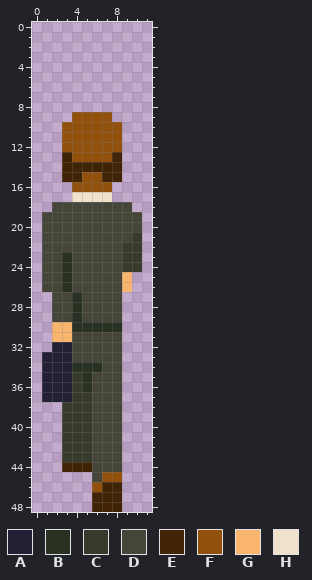
One commit to this pixel-art sprite: assets/graphics/klient garnitur/klient garnitur3.png. The picture above was drawn from the file before the commit.
The file is 36x147 pixels, drawn in blocks of 3x3; one block is one cell here.
Palette (. is transparent): A #222034  B #293123  C #373b2c  D #454539  E #412406  F #91510d  G #f9b56e  H #f1e1ca
The result:
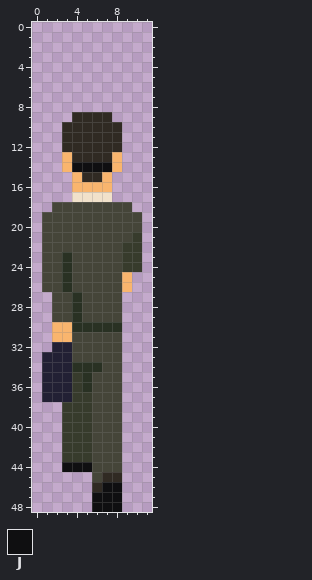
Colours new in this view: J #0f0f11
What changed:
@@ palette @@
-F #91510d
+F #302a23
@@ x 0..11 @@
 12 ...FFFFFF...
-13 ...EFFFFE...
-14 ...EEEEEE...
-15 ...EEFFEE...
-16 ....FFFF....
+13 ...GFFFFG...
+14 ...GJJJJG...
+15 ....GFFG....
+16 ....GGGG....
 17 ....HHHH....
@@ x 0..11 @@
 43 ...CCCDDD...
-44 ...EEEDDD...
+44 ...JJJDDD...
 45 ......DFF...
-46 ......FEE...
-47 ......EEE...
-48 ......EEE...
+46 ......FJJ...
+47 ......JJJ...
+48 ......JJJ...
Changed places in both pictures, as pixel boxes (x1, y1, x2, y2):
changed: (62, 112, 122, 192)
changed: (62, 462, 122, 512)
